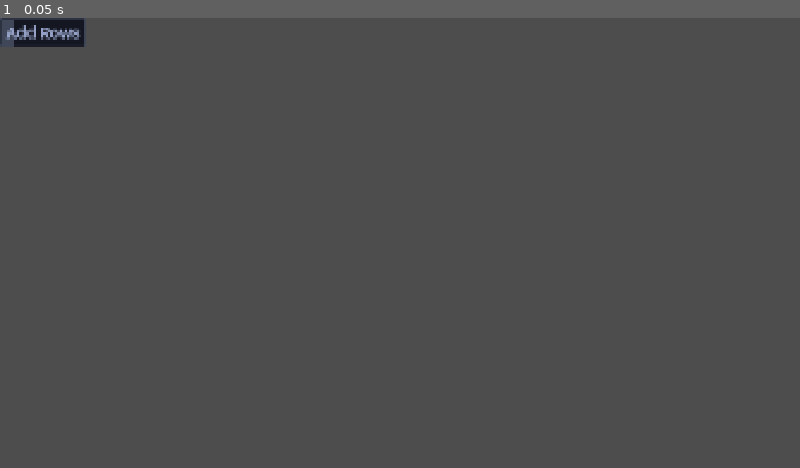
Above: before the commit, frame 1.
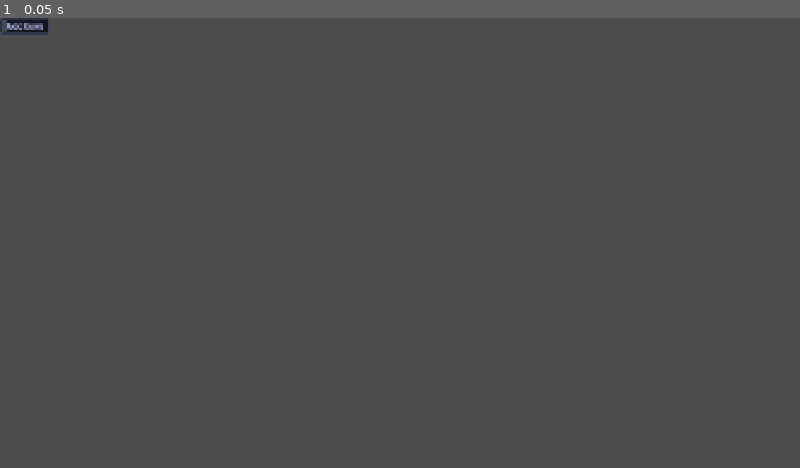
Above: after the commit, the same moment.

Repository: kjbrown-sandbox/pleenko
Game: Godot game, scene res://entities/upgrade_row/upgrade_row.tscn
The game is run twice, just before and just after one commit, with the same random seed, the same clock (stepped at 60 frames per second) and the same inputs. This scene is started directly instead of the project's main scene.
Inputs:
- Up to frame 1 (0.05 s): no input

The runs differ from the first frame. In frame 1, 0.5% of the frame differs, in the area x 0-11%, y 0-7%.

Commit message:
Adjust text size

Diff:
--- a/entities/plinko_board/upgrade_section.tscn
+++ b/entities/plinko_board/upgrade_section.tscn
@@ -18,4 +18,4 @@
 [node name="Upgrades" type="VBoxContainer" parent="MarginContainer" unique_id=107140261]
 layout_mode = 2
 size_flags_vertical = 0
-theme_override_constants/separation = 30
+theme_override_constants/separation = 10
--- a/style_lab/visual_theme.gd
+++ b/style_lab/visual_theme.gd
@@ -111,7 +111,7 @@
 @export var button_hovered_source: Palette = Palette.BG_6
 @export var button_text_source: Palette = Palette.BG_6
 @export var button_font: Font
-@export var button_font_size := 40
+@export var button_font_size := 20
 @export var button_padding := Vector2(16, 5)                      # horizontal, vertical
 @export var button_border_radius := 4
 @export var button_border_width := 3
